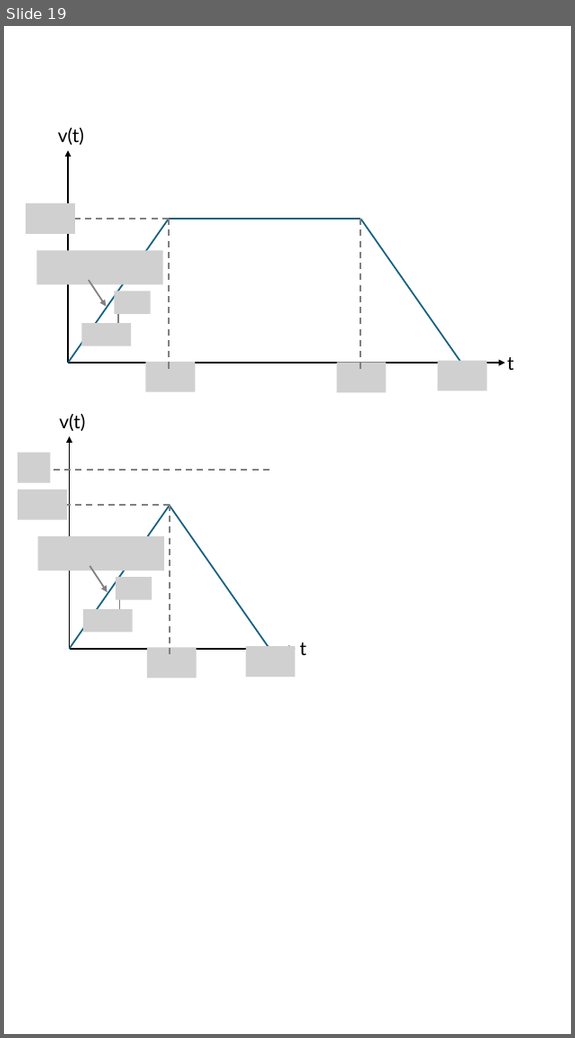
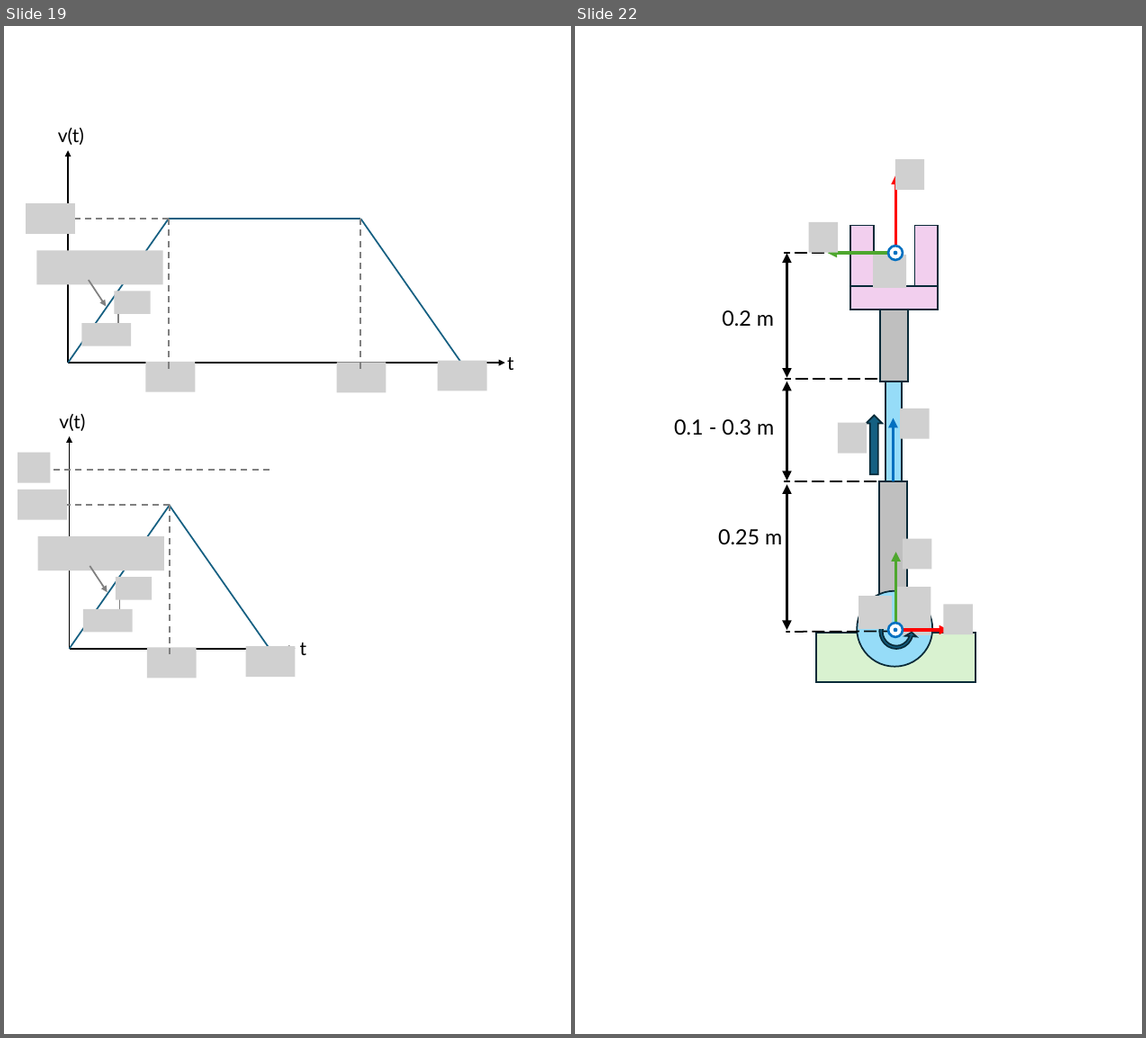
Before and after one commit to iocroblab/from_code_to_robot, a slide deck: robotics/Resources/Images/Robot images.pptx. Shown side by side, each under a label of ours: slide 19 before the commit, slides 19 and 22 after it; the slides between them are not shown. The pictures are 575x1038 and 1146x1038 pixels, drawn with LibreOffice and Linux fonts; fonts in the diff are those of the drawing; grey boxes stand for pictures. Boxes give left, top, right and bottom in pixels: in the first picture for what was removed or moved away, otherwise in the second. Text is boxed around its words. In the diff, an @@ line names an element or a change of style, - is before the commit and + after.

```diff
--- a/robotics/Resources/Images/Robot images.pptx
+++ b/robotics/Resources/Images/Robot images.pptx
@@ slide 22 added at [575, 26, 1142, 1034], background #FFFFFF @@
@@ group added at [674, 159, 975, 681]: 9 pictures, 7 rectangles, 5 ellipses, 5 arrows, 4 lines, 3 double arrows, 3 texts, 1 circular arrow, 1 up arrow @@
+0.25 m
+0.2 m
+0.1 - 0.3 m
```
Also in this commit, not shown: 4 other slides added, 1 slide removed, 2 other files.
